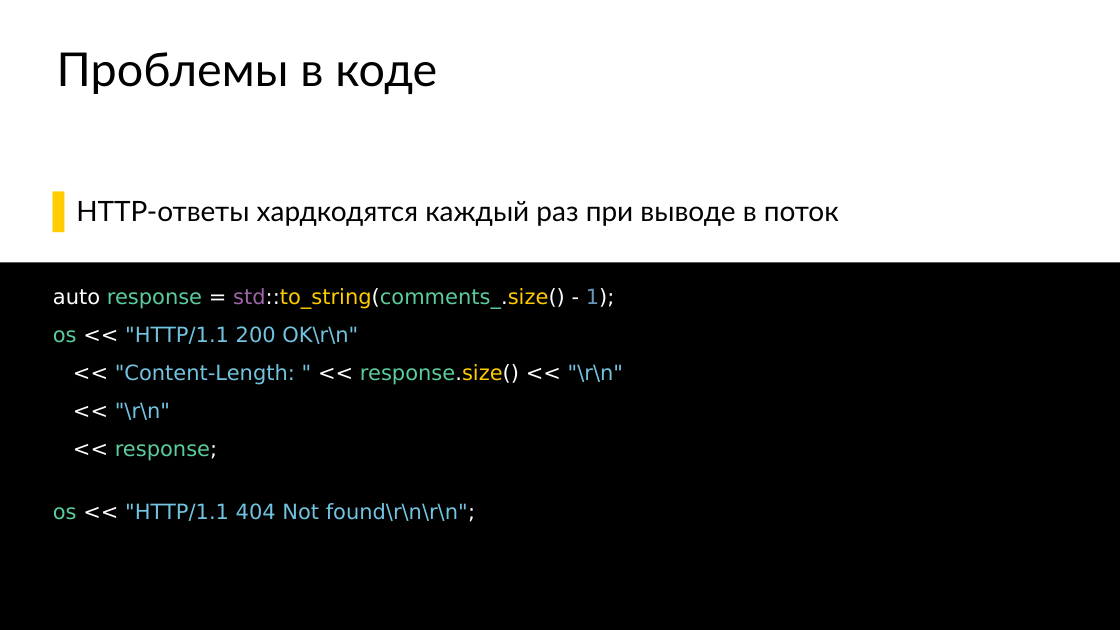
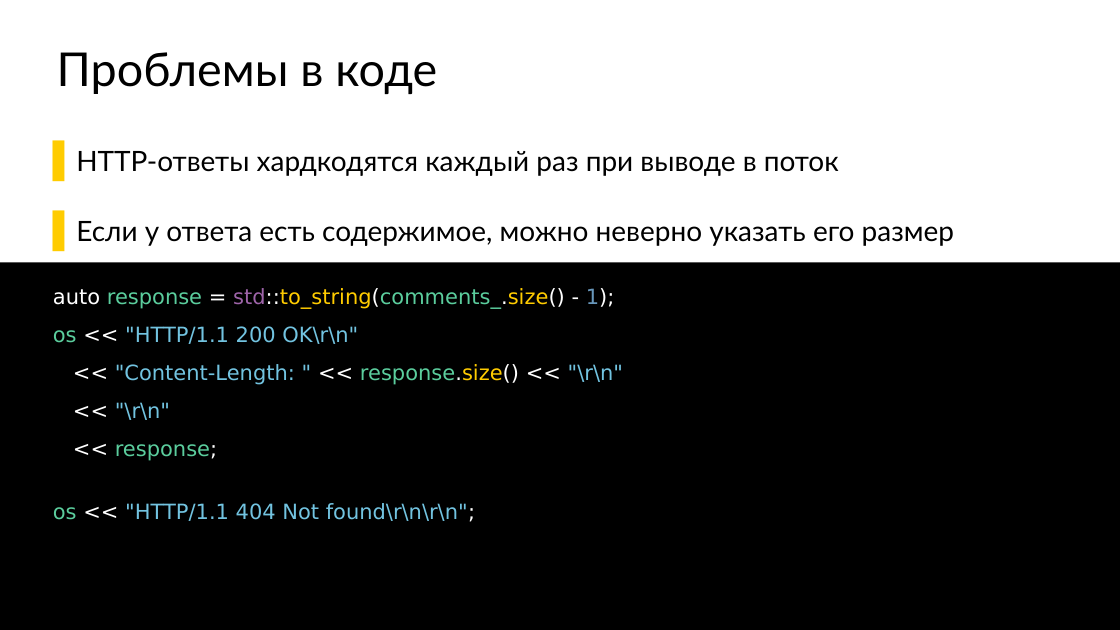
Before and after one commit to ishfb/secr2017, a slide deck: slide 14 of slides.pptx. Drawn at 1120x630 pixels with LibreOffice and Linux fonts; fonts in the diff are those of the drawing. Boxes give left, top, right and bottom in pixels: in the first picture for what was removed or moved away, otherwise in the second. Text is boxed around its words. In the diff, an @@ line names an element or a change of style, - is before the commit and + after.

```diff
--- a/slides.pptx
+++ b/slides.pptx
@@ text "HTTP-ответы хардкодятся каждый раз при ..." at (x1=76, y1=151, x2=954, y2=246): vertical alignment middle to top @@
@@ text at (x1=76, y1=221, x2=954, y2=246): paragraph added @@
+  ▌ Если у ответа есть содержимое, можно неверно указать его размер
```
Also in this commit, not shown: 1 other slide changed, 12 slides added, 1 slide removed, 1 other file.
